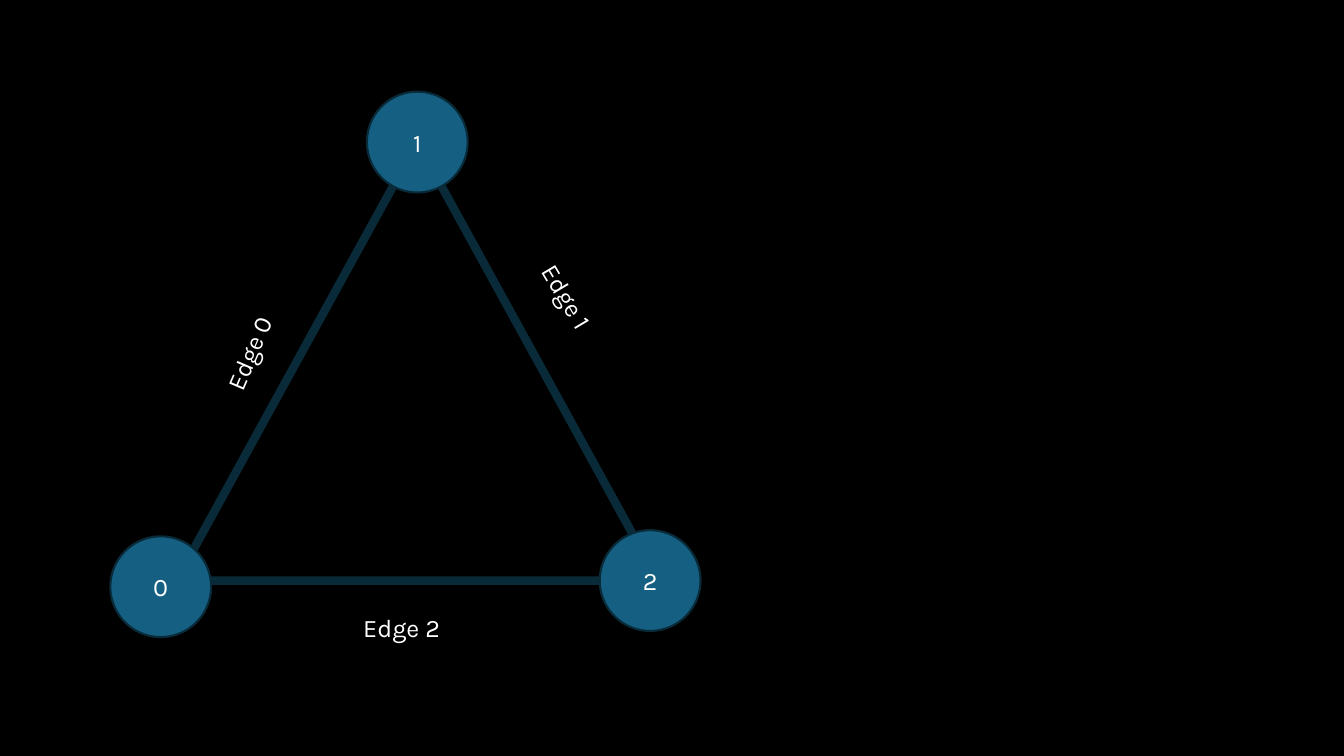
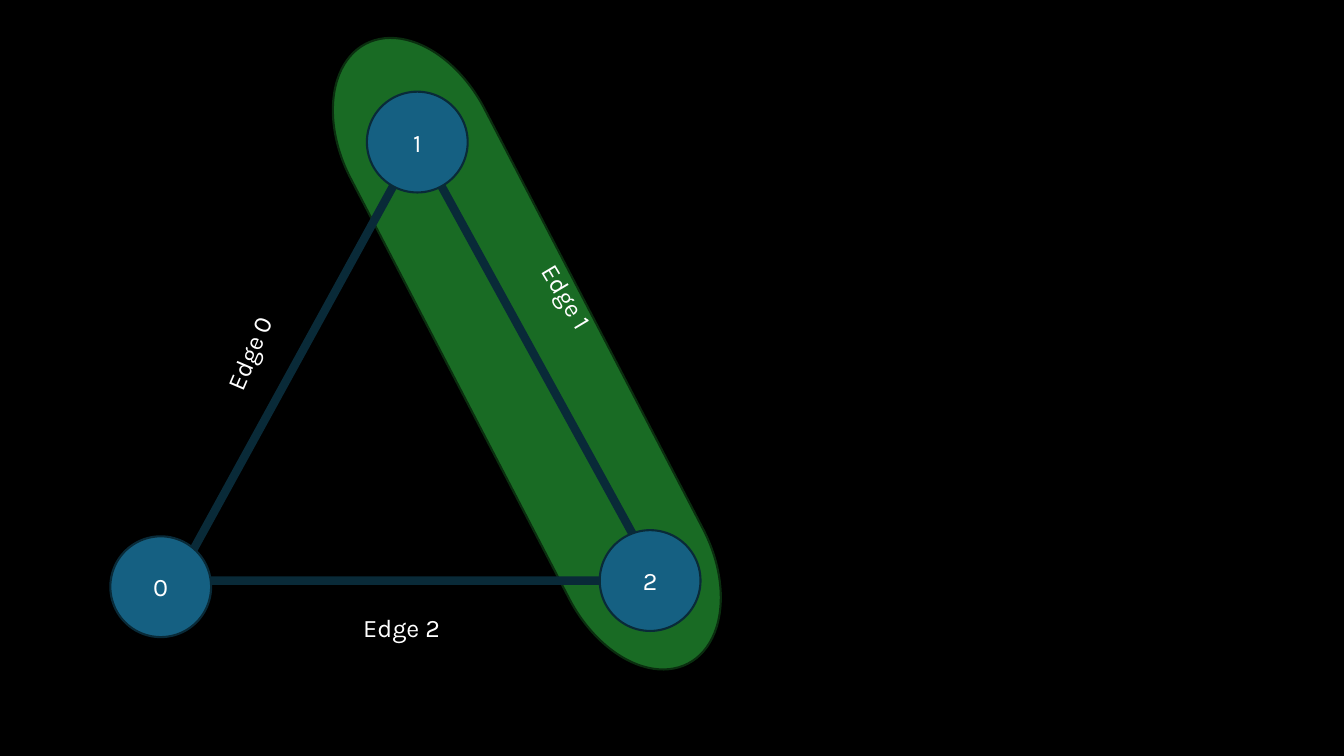
Before and after one commit to FeeneyCodes/GDP202425, a slide deck: slide 4 of 6022_Phys_2_(2025)/Day2Day/W02/Vertlet integration.pptx. Drawn at 1344x756 pixels with LibreOffice and Linux fonts; fonts in the diff are those of the drawing. Boxes give left, top, right and bottom in pixels: in the first picture for what was removed or moved away, otherwise in the second. Text is boxed around its words. In the diff, an @@ line names an element or a change of style, - is before the commit and + after.

```diff
--- a/6022_Phys_2_(2025)/Day2Day/W02/Vertlet integration.pptx
+++ b/6022_Phys_2_(2025)/Day2Day/W02/Vertlet integration.pptx
@@ pill shape added at (298, 9, 755, 699), fill #196B24, outline #0B2F10 1.5 pt @@
```
Also in this commit, not shown: 50 other files.
